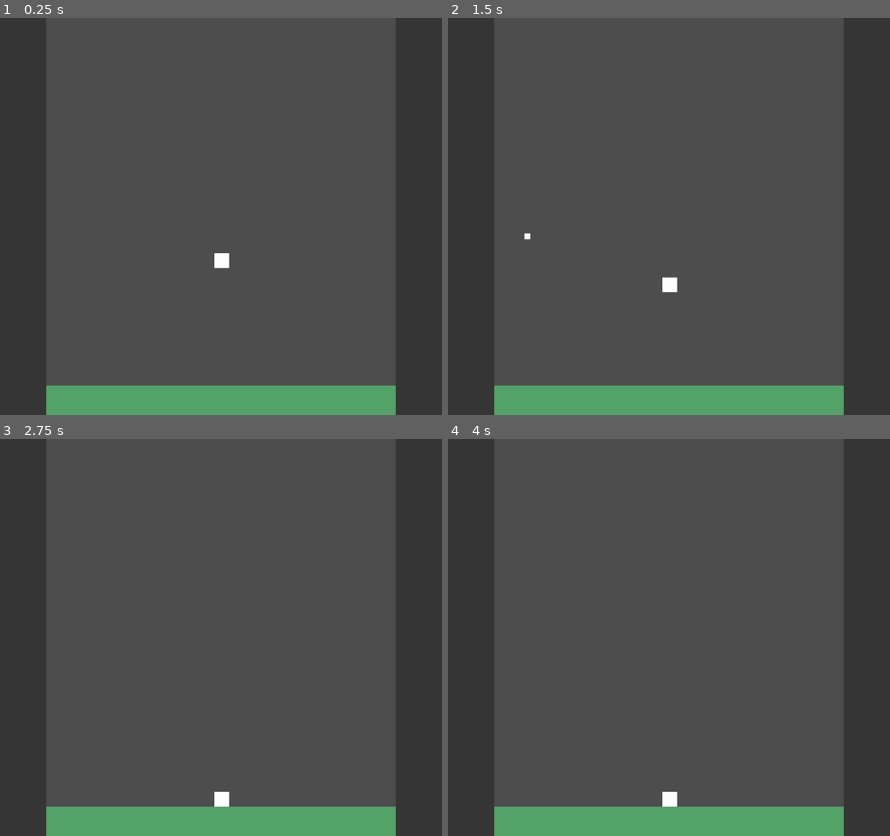
Above: before the commit, frames 1-4 (two rows, left to right).
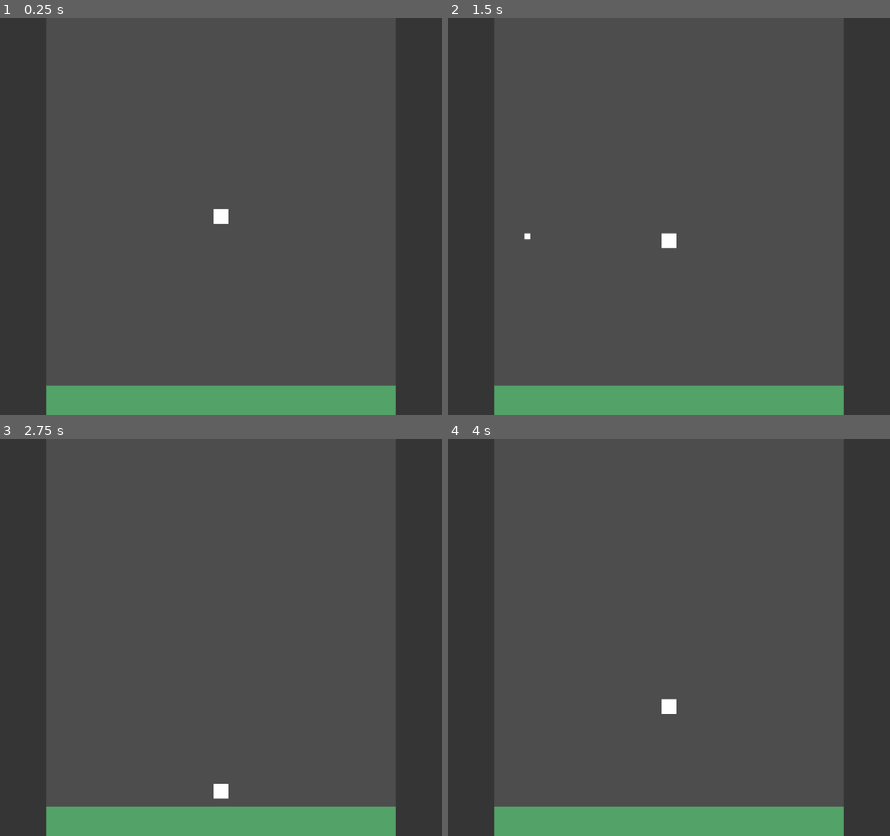
Above: after the commit, the same moments.

Repository: JustADeveloper0/Stay-Up
Game: Godot game, scene res://Scenes/world.tscn
Same seed, same stepped clock (60 frames per second), same inputs: the game is played once before the commit and once after it. The project has no main scene, so this scene is started directly.
Inputs (mouse positions are in pixels of both pictures, inside the frame that each line leads up to):
- Up to frame 1 (0.25 s): no input
- Up to frame 2 (1.5 s): tap Enter at 0.5 s; move the mouse to (823, 196) at 0.52 s; hold Right from 0.53 s (still down); tap Alt at 0.6 s; click (823, 196) at 0.67 s; tap Up at 0.77 s; move the mouse to (527, 236) at 1.27 s; tap Shift at 1.35 s; click (527, 236) at 1.42 s
- Up to frame 3 (2.75 s): tap Up at 1.52 s; move the mouse to (291, 550) at 2.02 s; release Right at 2.03 s; hold Left from 2.03 s (still down); tap Alt at 2.1 s; click (291, 550) at 2.17 s
- Up to frame 4 (4 s): move the mouse to (633, 716) at 2.77 s; release Left at 2.78 s; hold Right from 2.78 s (still down); tap Shift at 2.85 s; click (633, 716) at 2.92 s; tap Up at 3.02, 3.77 s; move the mouse to (881, 697) at 3.52 s; tap Alt at 3.6 s; click (881, 697) at 3.67 s

The runs differ from the first frame. In frame 1, 0.3% of the frame differs, in the area x 48-52%, y 48-64%; in frame 2, 0.3%, in the area x 48-52%, y 54-70%; in frame 3, 0.2%; in frame 4, 0.3%.

Commit message:
Player Controls and Level Creation

Diff:
--- a/Scenes/world.tscn
+++ b/Scenes/world.tscn
@@ -1,5 +1,6 @@
-[gd_scene load_steps=6 format=3 uid="uid://c7kihj2u2kokv"]
+[gd_scene load_steps=7 format=3 uid="uid://c7kihj2u2kokv"]
 
+[ext_resource type="Script" uid="uid://drj04vtq70okt" path="res://Scripts/world.gd" id="1_5a7ea"]
 [ext_resource type="PackedScene" uid="uid://kpaxoimsj2bw" path="res://Scenes/player.tscn" id="1_a02cp"]
 [ext_resource type="PackedScene" uid="uid://bw6laos8vlf6g" path="res://Scenes/guis.tscn" id="1_go701"]
 
@@ -13,44 +14,56 @@
 size = Vector2(474, 40)
 
 [node name="World" type="Node2D"]
+script = ExtResource("1_5a7ea")
 
 [node name="Guis" parent="." instance=ExtResource("1_go701")]
 
-[node name="StaticBody2D3" type="StaticBody2D" parent="."]
+[node name="LeftBodies" type="Node2D" parent="."]
 
-[node name="ColorRect4" type="ColorRect" parent="StaticBody2D3"]
+[node name="LeftBody" type="StaticBody2D" parent="LeftBodies"]
+
+[node name="ColorRect4" type="ColorRect" parent="LeftBodies/LeftBody"]
 offset_right = 243.0
 offset_bottom = 540.0
 color = Color(0.20871, 0.20871, 0.20871, 1)
 
-[node name="CollisionShape2D" type="CollisionShape2D" parent="StaticBody2D3"]
+[node name="CollisionShape2D" type="CollisionShape2D" parent="LeftBodies/LeftBody"]
 position = Vector2(121.5, 270)
 shape = SubResource("RectangleShape2D_go701")
 
-[node name="StaticBody2D" type="StaticBody2D" parent="."]
+[node name="RightBodies" type="Node2D" parent="."]
 
-[node name="ColorRect3" type="ColorRect" parent="StaticBody2D"]
+[node name="RightBody" type="StaticBody2D" parent="RightBodies"]
+
+[node name="ColorRect3" type="ColorRect" parent="RightBodies/RightBody"]
 offset_left = 717.0
 offset_right = 960.0
 offset_bottom = 540.0
 color = Color(0.20871, 0.20871, 0.20871, 1)
 
-[node name="CollisionShape2D" type="CollisionShape2D" parent="StaticBody2D"]
+[node name="CollisionShape2D" type="CollisionShape2D" parent="RightBodies/RightBody"]
 position = Vector2(838.5, 270)
 shape = SubResource("RectangleShape2D_5a7ea")
 
-[node name="StaticBody2D2" type="StaticBody2D" parent="."]
+[node name="Floor" type="StaticBody2D" parent="."]
 
-[node name="ColorRect2" type="ColorRect" parent="StaticBody2D2"]
+[node name="ColorRect2" type="ColorRect" parent="Floor"]
 offset_left = 243.0
 offset_top = 500.0
 offset_right = 717.0
 offset_bottom = 540.0
 color = Color(0.326497, 0.635636, 0.408127, 1)
 
-[node name="CollisionShape2D" type="CollisionShape2D" parent="StaticBody2D2"]
+[node name="CollisionShape2D" type="CollisionShape2D" parent="Floor"]
 position = Vector2(480, 520)
 shape = SubResource("RectangleShape2D_8j60k")
 
 [node name="Player" parent="." instance=ExtResource("1_a02cp")]
-position = Vector2(481, 330)
+position = Vector2(480, 270)
+
+[node name="Camera2D" type="Camera2D" parent="Player"]
+rotation = 1.5708
+scale = Vector2(1.00206, 0.836705)
+limit_left = 0
+limit_right = 960
+limit_bottom = 540
--- a/Scripts/guis.gd
+++ b/Scripts/guis.gd
@@ -14,6 +14,9 @@
 const min_length = 25
 const max_length = 400
 
+const min_power = 50
+const max_power = 250
+
 var player = null
 
 func _ready():
@@ -25,10 +28,16 @@
 func find_player():
 	player = get_tree().get_first_node_in_group("Player")
 
+func get_power(length):
+	var slope = (float) (max_power - min_power) / (max_length - min_length)
+	var offset = min_power - (slope * min_length)
+
+	return (slope * length) + offset
+
 func _input(event):
 	if event is InputEventMouseButton:
 		if event.button_index == MOUSE_BUTTON_LEFT:
-			var pos = event.position - (start.size / 2)
+			var pos = get_local_mouse_position() - (start.size / 2)
 
 			if event.pressed:
 				if player.get_gravity_enabled() == false:
@@ -45,11 +54,17 @@
 
 				if distance >= min_length:
 					distance = clamp(distance, min_length, max_length)
-					var trajectory = start_pos - end_pos
+					var trajectory = (start_pos - end_pos).normalized()
 
 					player.set_target_rotation(atan2(trajectory.y, trajectory.x))
 
-					print(distance)
+					var power = get_power(distance)
+
+					print(power)
+
+					var impulse = trajectory * power
+
+					player.apply_impulse(impulse)
 
 				start_pos = null
 				end_pos = null
--- a/Scripts/player.gd
+++ b/Scripts/player.gd
@@ -4,6 +4,11 @@
 var gravity_multiplier = 0.1
 
 var target_rotation = null
+
+var target_impulse = null
+
+var energy_loss = 0.8
+var friction = 0.9
 
 func set_gravity_enabled(condition: bool):
 	gravity_enabled = condition
@@ -14,13 +19,15 @@
 func set_target_rotation(radians):
 	target_rotation = radians
 
-func apply_force(force):
-	pass
+func apply_impulse(impulse):
+	target_impulse = impulse
 
 func _ready():
 	pass
 
 func _physics_process(delta: float) -> void:
+	velocity = velocity.move_toward(Vector2.ZERO, friction * delta)
+
 	if not is_on_floor() and gravity_enabled:
 		velocity += get_gravity() * gravity_multiplier * delta
 
@@ -31,4 +38,15 @@
 			rotation = target_rotation
 			target_rotation = null
 
-	move_and_slide()
+	if target_impulse != null:
+		velocity += target_impulse
+		target_impulse = null
+
+	var collision = move_and_collide(velocity * delta)
+
+	if collision:
+		var normal = collision.get_normal()
+		var normal_speed = velocity.dot(normal)
+		var tangent = velocity - normal * normal_speed
+
+		velocity = -normal * normal_speed * energy_loss + tangent * friction
--- /dev/null
+++ b/Scripts/world.gd
@@ -0,0 +1,33 @@
+extends Node2D
+
+@onready var left_bodies: Node2D = $LeftBodies
+@onready var right_bodies: Node2D = $RightBodies
+
+var body_index = 1
+
+func spawn_next_level():
+	var current_left_body = left_bodies.get_children().back()
+	var current_right_body = right_bodies.get_children().back()
+
+	body_index += 1
+
+	var new_left_body = current_left_body.duplicate()
+	var new_right_body = current_right_body.duplicate()
+
+	#new_left_body.name = "LeftBody" + str(body_index)
+	#new_right_body.name = "RightBody" + str(body_index)
+
+	new_left_body.position.y -= 540
+	new_right_body.position.y -= 540
+
+	left_bodies.add_child(new_left_body)
+	right_bodies.add_child(new_right_body)
+
+func _ready() -> void:
+	spawn_next_level()
+
+func _process(delta: float) -> void:
+	pass
+
+func _physics_process(delta: float) -> void:
+	pass
Not shown, added: Scripts/world.gd.uid
